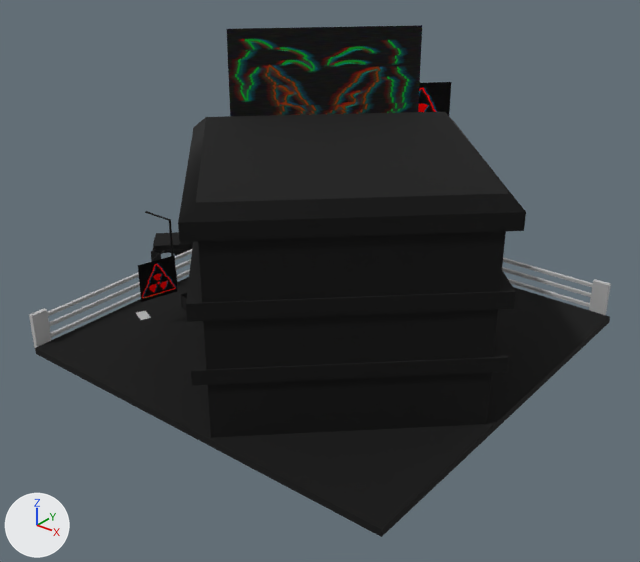
Before and after pictures for a commit that changed the OBJ model Assets/Environment OBJs/Square Building/Square Building.obj.
Both versions are drawn from a 50 mm lens placed at (18.37, -21.58, 10.6), pointed at (6.83, -7.15, 1.65). The lights are fixed; the arrows at lower left show +X, +Y and +Z. Where no turn or scale is listed for an object, it has been applied to the vertices.

Before the edit, the objects in view are built like this:
```python
me_square_building = bpy.data.meshes.new('Square Building')
me_square_building.from_pydata(...)  # 927 vertices, 845 faces; spans x -0.18..12.13, y -12.15..-0.98, z 0.29..7.09
me_square_building.materials.append(mat_stingraypbs31sg)  # black #000000
me_square_building.materials.append(mat_stingraypbs35sg)  # black #000000
me_square_building.materials.append(mat_stingraypbs38sg)  # black #000000
me_square_building.materials.append(mat_stingraypbs37sg)  # black #000000
me_square_building.materials.append(mat_stingraypbs40sg)  # black #000000
me_square_building.materials.append(mat_lambert10sg)  # picture img_warning_signs_png
me_square_building.materials.append(mat_initialshadinggroup)  # grey #bcbcbc
me_square_building.materials.append(mat_stingraypbs28sg)  # black #000000
me_square_building.materials.append(mat_stingraypbs45sg)  # black #000000
me_square_building.materials.append(mat_stingraypbs48sg)  # black #000000
me_square_building.materials.append(mat_stingraypbs41sg)  # black #000000
me_square_building.materials.append(mat_lambert8sg)  # picture img_palm_springs_logo_png
me_square_building.materials.append(mat_lambert6sg)  # picture img_palm_springs_title_png
me_square_building.materials.append(mat_stingraypbs43sg)  # black #000000
me_square_building.materials.append(mat_stingraypbs46sg)  # black #000000
ob_square_building = bpy.data.objects.new('Square Building', me_square_building)
ob_square_building.location = (0.0, 0.0, 0.0)
```
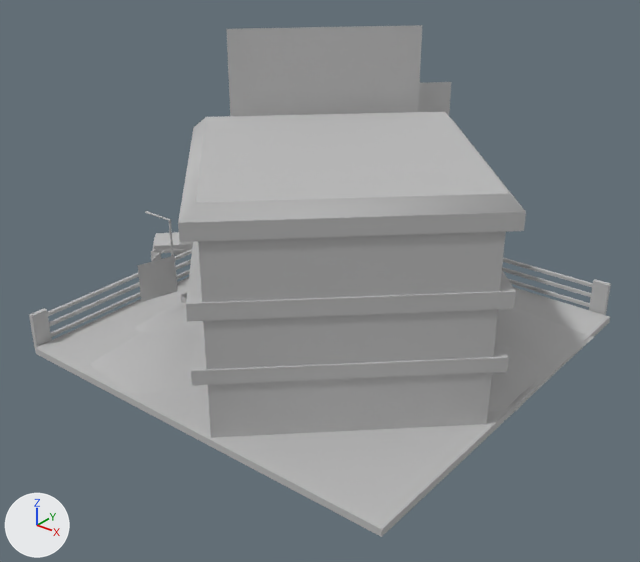
Boxes [x1, y1, x2, y2] around the edits, measured in the pictures (640 x 562 px):
part 1 of me_square_building, added: after [89, 301, 594, 412]
part 2 of me_square_building, recoloured (black to grey): [178, 112, 526, 438] in both
part 3 of me_square_building, recoloured: [145, 211, 178, 286] in both
part 4 of me_square_building, recoloured (black to grey): [152, 232, 193, 256] in both
part 5 of me_square_building, recoloured: [138, 82, 451, 302] in both
part 6 of me_square_building, recoloured (black to grey): [35, 277, 610, 537] in both
part 7 of me_square_building, recoloured: [151, 249, 165, 261] in both
part 8 of me_square_building, recoloured: [226, 25, 422, 116] in both
part 9 of me_square_building, recoloured: [181, 293, 187, 303] in both

The change, as a list of edits to the scene's bpy script:
```text
Change me_square_building:
    used by ob_square_building; location = (0.0, 0.0, 0.0)
    remove me_square_building.from_pydata(...)  # 927 vertices, 845 faces; spans x -0.18..12.13, y -12.15..-0.98, z 0.29..7.09
    remove me_square_building.materials.append(mat_stingraypbs38sg)  # black #000000
    remove me_square_building.materials.append(mat_stingraypbs40sg)  # black #000000
    remove me_square_building.materials.append(mat_stingraypbs45sg)  # black #000000
    remove me_square_building.materials.append(mat_stingraypbs41sg)  # black #000000
    remove me_square_building.materials.append(mat_lambert8sg)  # picture img_palm_springs_logo_png
    remove me_square_building.materials.append(mat_lambert6sg)  # picture img_palm_springs_title_png
    remove me_square_building.materials.append(mat_stingraypbs43sg)  # black #000000
    add me_square_building.from_pydata(...)  # 963 vertices, 861 faces; spans x -0.18..12.13, y -12.15..-0.98, z 0.29..7.09
    me_square_building part 1
    36 vertices are added at x 3.14..12.07, y -11.96..-3.43, z 0.29..1.36
    16 new faces join them
    me_square_building part 2: 53 faces spanning x 3.77..12.13, y -12.15..-3.8, z 0.41..5.26 switch from mat_stingraypbs31sg (black #000000) to mat_initialshadinggroup (grey #bcbcbc)
    me_square_building part 3: 128 faces spanning x 1.61..5.58, y -7.84..-1.68, z 0.41..2.3 switch from mat_stingraypbs35sg (black #000000) to mat_initialshadinggroup (grey #bcbcbc)
    me_square_building part 4: 147 faces spanning x -0.18..2.36, y -6.77..-4.25, z 0.3..0.92 switch from mat_stingraypbs37sg (black #000000) to mat_initialshadinggroup (grey #bcbcbc)
    me_square_building part 5: 2 faces spanning x 3.59..7.46, y -9.78..-2.86, z 1.12..5.57 switch from mat_lambert10sg (picture img_warning_signs_png) to mat_initialshadinggroup (grey #bcbcbc)
    me_square_building part 6: 8 faces spanning x 2.4..12.0, y -11.96..-2.37, z 0.29..0.45 switch from mat_stingraypbs28sg (black #000000) to mat_initialshadinggroup (grey #bcbcbc)
    me_square_building part 7: 62 faces spanning x 0.59..1.07, y -7.25..-6.62, z 0.3..0.6 switch from mat_stingraypbs48sg (black #000000) to mat_initialshadinggroup (grey #bcbcbc)
    me_square_building part 8: 1 face spanning x 4.35..7.47, y -7.33..-4.29, z 4.06..7.09 switches from mat_lambert8sg (picture img_palm_springs_logo_png) to mat_initialshadinggroup (grey #bcbcbc)
    me_square_building part 9: 60 faces spanning x 3.54..3.98, y -8.6..-8.16, z 0.44..0.8 switch from mat_stingraypbs46sg (black #000000) to mat_initialshadinggroup (grey #bcbcbc)
```
